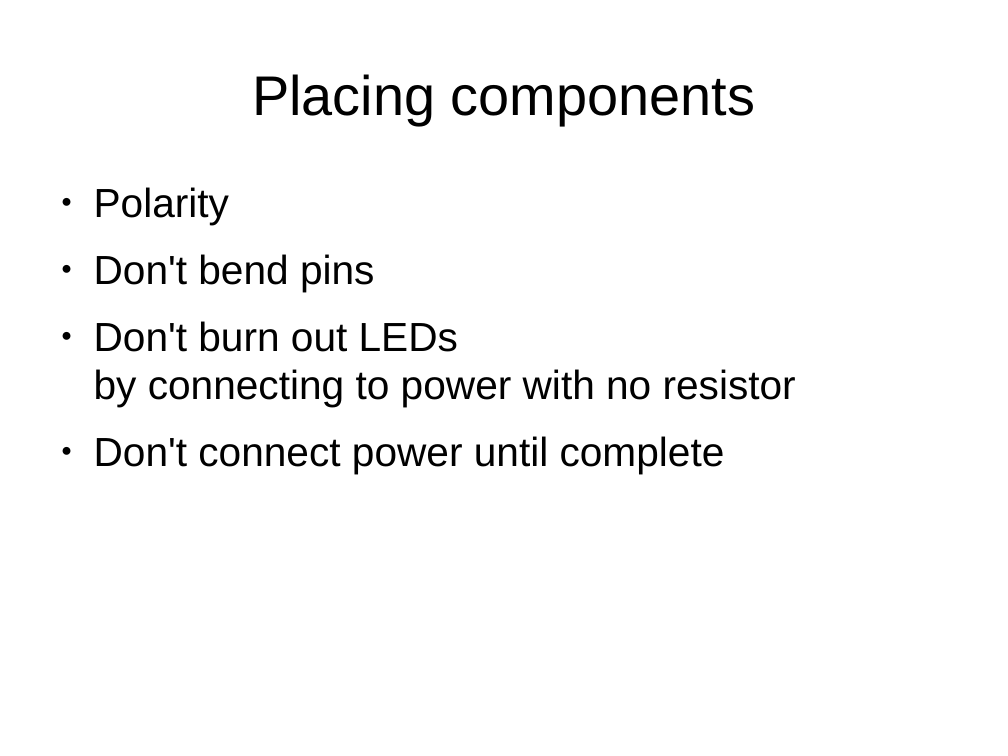
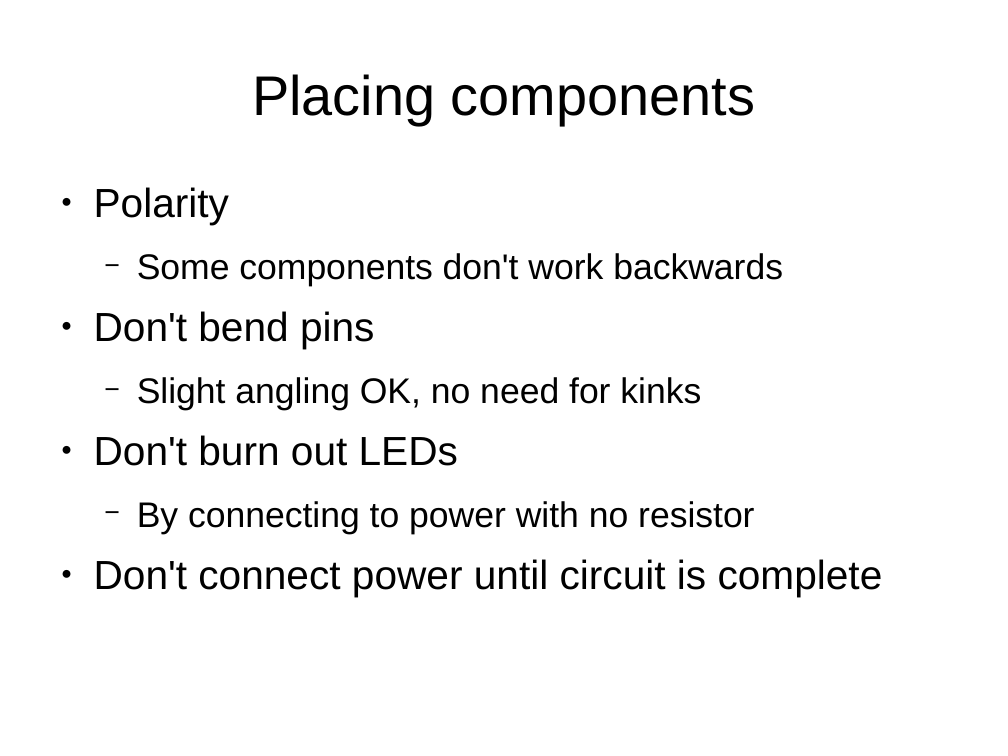
Before and after one commit to swarren/presentations, a slide deck: slide 32 of lcs-multivibrators/lcs-multivibrators.odp (slide 15 before the commit). Drawn at 1008x756 pixels with LibreOffice and Linux fonts; fonts in the diff are those of the drawing; background and template pictures are left out. Boxes give left, top, right and bottom in pixels: in the first picture for what was removed or moved away, otherwise in the second. Text is boxed around its words. In the diff, an @@ line names an element or a change of style, - is before the commit and + after.

Commit message:
multivibrators presentation: flesh almost everything out
Might consider interspersing circuit building with explanation.

```diff
--- a/lcs-multivibrators/lcs-multivibrators.odp
+++ b/lcs-multivibrators/lcs-multivibrators.odp
@@ text at (137,253,783,286): paragraph added @@
+  − Some components don't work backwards
@@ text at (94,377,883,596): text changed; size 32 to 28 pt @@
-● Don't burn out LEDs
-  by connecting to power with no resistor
-● Don't connect power until complete
+  − Slight angling OK, no need for kinks
+● Don't burn out LEDs
+  − By connecting to power with no resistor
+● Don't connect power until circuit is complete
```
Also in this commit, not shown: 8 other slides changed, 28 slides added, 11 slides removed, 3 other files.
